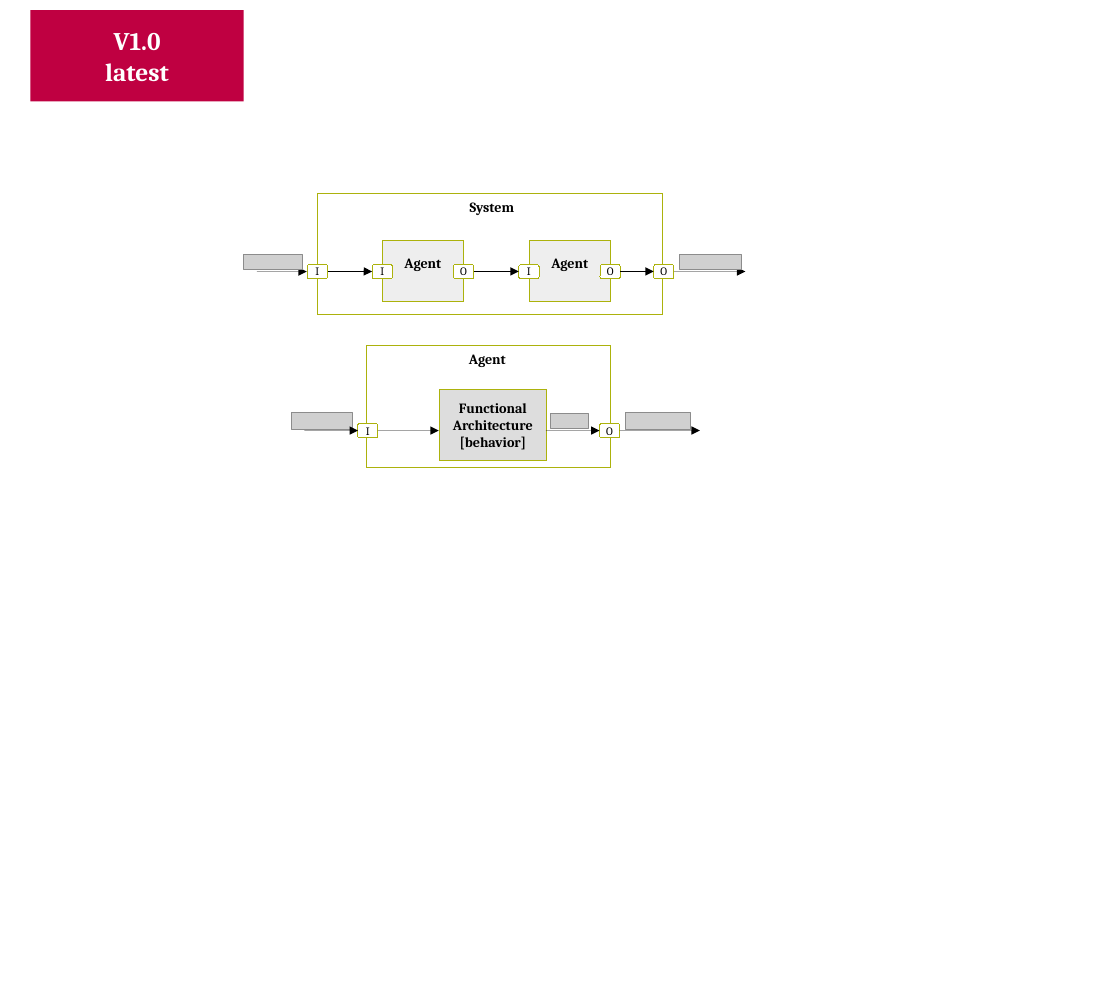
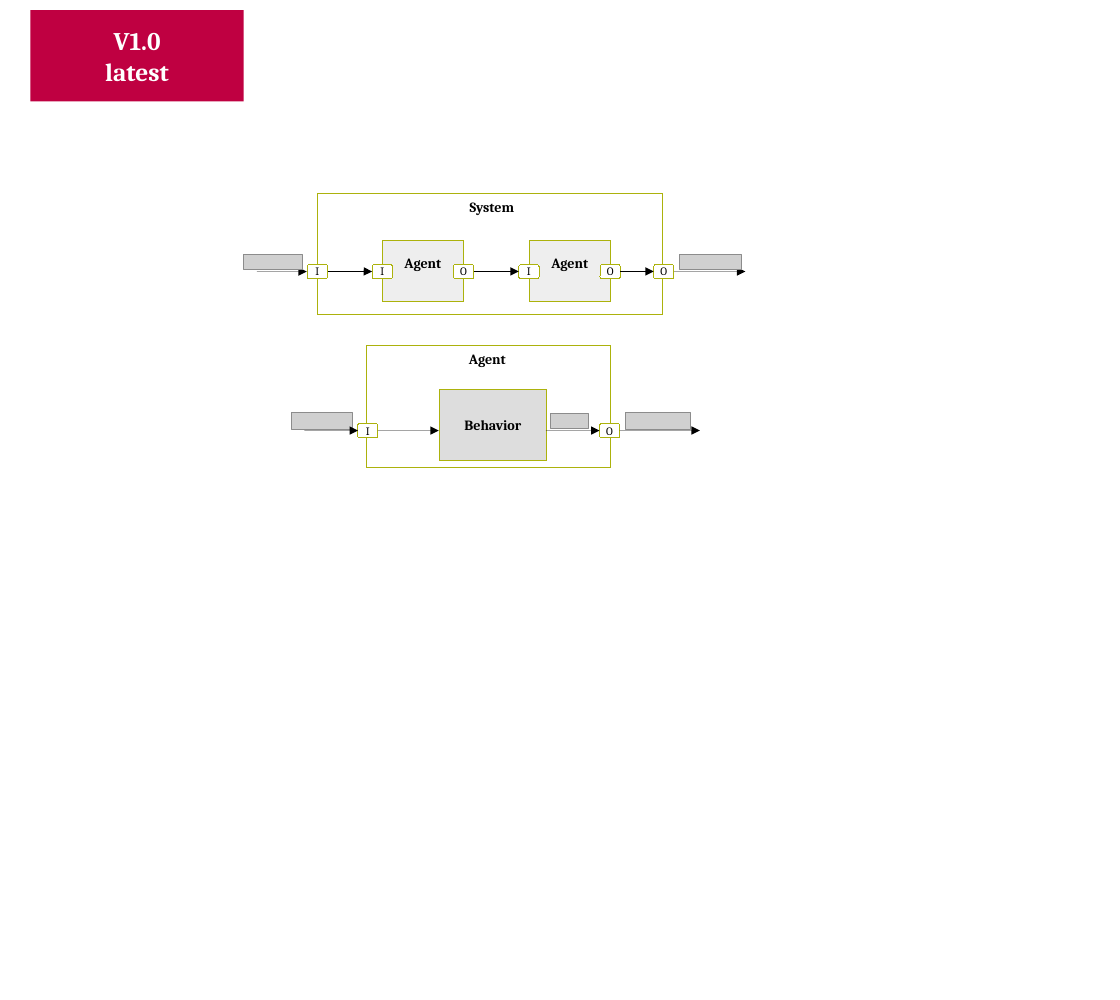
Before and after one commit to v-research/cybersecurity, a slide deck: slide 21 of reports/images/v-research_images_v1.0.odp. Drawn at 1120x1000 pixels with LibreOffice and Linux fonts; fonts in the diff are those of the drawing; grey boxes stand for pictures; background and template pictures are left out. Boxes give left, top, right and bottom in pixels: in the first picture for what was removed or moved away, otherwise in the second. Text is boxed around its words. In the diff, an @@ line names an element or a change of style, - is before the commit and + after.

```diff
--- a/reports/images/v-research_images_v1.0.odp
+++ b/reports/images/v-research_images_v1.0.odp
@@ text in rectangle at [464,420,521,430]: text changed @@
-Functional
-Architecture
-[behavior]
+Behavior
```
Also in this commit, not shown: 1 other slide changed, 1 slide added, 14 other files.
